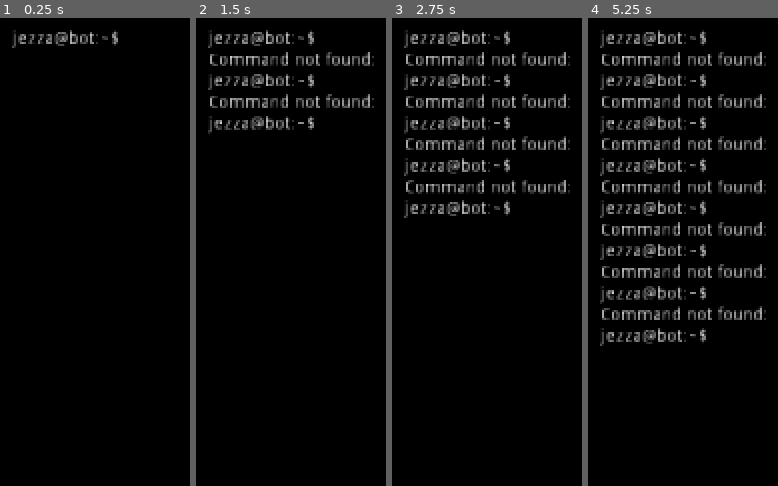
Above: before the commit, frames 1-4 (left to right).
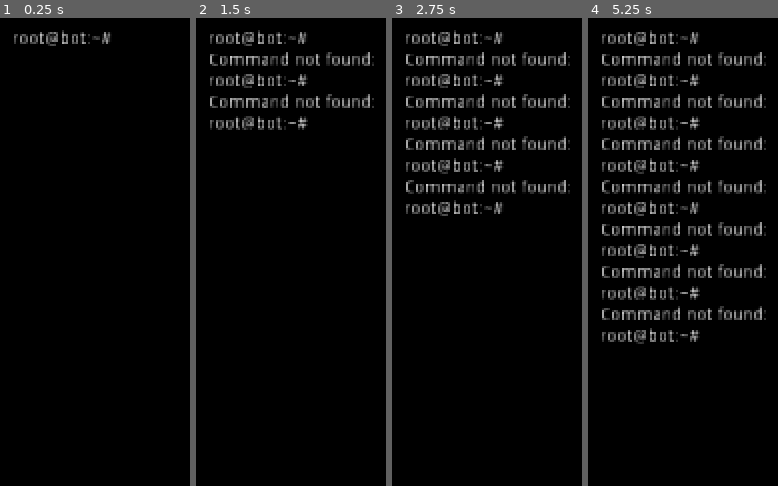
Above: after the commit, the same moments.

Repository: Jezza/ludum-dare-45
Game: Godot game, scene res://Terminal.tscn
Same seed, same stepped clock (60 frames per second), same inputs: the game is played once before the commit and once after it.
Inputs (mouse positions are in pixels of both pictures, inside the frame that each line leads up to):
- Up to frame 1 (0.25 s): no input
- Up to frame 2 (1.5 s): tap Enter at 0.5, 0.6 s; move the mouse to (outside the picture) at 0.52 s; hold Right (ui_right) 0.53-1.25 s; click (outside the picture) at 0.67 s; tap Up (ui_up) at 0.77 s; tap Space at 1.25 s; drag from (outside the picture) to (outside the picture) at 1.27 s
- Up to frame 3 (2.75 s): tap Enter at 2, 2.3 s; move the mouse to (outside the picture) at 2.02 s; hold Left (ui_left) from 2.03 s (still down); tap Backspace at 2.1 s
- Up to frame 4 (5.25 s): release Left (ui_left) at 2.75 s; tap Space at 2.75, 4.25 s; drag from (outside the picture) to (outside the picture) at 2.77 s; tap Enter at 3.5, 3.6, 5.1 s; move the mouse to (outside the picture) at 3.52 s; hold Right (ui_right) 3.53-4.25 s; tap Up (ui_up) at 3.77 s; drag from (outside the picture) to (outside the picture) at 4.27 s; move the mouse to (outside the picture) at 5.02 s; hold Right (ui_right) from 5.03 s (still down); click (outside the picture) at 5.17 s

The runs differ from the first frame. In frame 1, 0.9% of the frame differs, in the area x 6-63%, y 2-7%; in frame 2, 2.7%; in frame 3, 4.6%; in frame 4, 7.3%, in the area x 6-63%, y 2-71%.

Commit message:
Add a physics object. I have no idea what I want to do with this game...

Diff:
--- a/KinematicBody2D.gd
+++ b/KinematicBody2D.gd
@@ -30,4 +30,15 @@
 		if friction:
 			motion.x = lerp(motion.x, 0, DRAG)
 
-	motion = move_and_slide(motion, Vector2.UP)
+	motion = move_and_slide(motion, Vector2.UP, false, 4, 0.785398, false)
+	for i in get_slide_count():
+		var collision = get_slide_collision(i)
+		if collision.collider.name.find("Wall") == -1:
+
+			print("Collided with: ", collision.collider.name);
+
+
+
+func _on_PhysicsBall_body_entered(body):
+	print("Hello!")
+	pass
--- /dev/null
+++ b/PhysicsBall.gd
@@ -0,0 +1,5 @@
+extends RigidBody2D
+
+# Declare member variables here. Examples:
+# var a = 2
+# var b = "text"
--- a/Terminal.gd
+++ b/Terminal.gd
@@ -1,6 +1,6 @@
 extends Control
 
-const WORKING_DIR = "jezza@bot:~$ ";
+const PROMPT_STRING = "root@bot:~# ";
 
 # Gets called every 0.X seconds.
 var ticker = null;
@@ -33,7 +33,7 @@
 	label.max_lines_visible = max_lines;
 	skipped = -(max_lines - 1)
 
-	text = WORKING_DIR
+	text = PROMPT_STRING
 
 	ticker = Timer.new()
 	add_child(ticker)
@@ -60,7 +60,7 @@
 func _on_Label_gui_input(event):
 	if event is InputEventKey:
 		if event.pressed and event.scancode == KEY_ENTER:
-			history += WORKING_DIR + buffer + '\n'
+			history += PROMPT_STRING + buffer + '\n'
 			skipped += 1;
 			var output = on_command(buffer.split(" "));
 			skipped += count_chars(output, "\n");
@@ -71,13 +71,15 @@
 		else:
 			buffer += char(event.unicode);
 
-		text = history + WORKING_DIR + buffer;
+		text = history + PROMPT_STRING + buffer;
 
 func on_command(input):
 	var command = input[0];
 
 	if command == "help":
-		return "You're basically fucked...\n"
+		return "Well, I probably shouldn't help you but: `let there be light`\n"
+	elif command == "create" or command == "start" or command == "run" or command == "play":
+		return "Let there be... a camera...\n"
 	elif command == "a" or command == "attach":
 		get_tree().change_scene("World.tscn");
 		return "Installing...\nDone...\n"
--- a/World.tscn
+++ b/World.tscn
@@ -1,7 +1,14 @@
-[gd_scene load_steps=4 format=2]
+[gd_scene load_steps=8 format=2]
 
 [ext_resource path="res://Player.tscn" type="PackedScene" id=1]
-[ext_resource path="res://icon.png" type="Texture" id=2]
+[ext_resource path="res://PhysicsBall.gd" type="Script" id=2]
+[ext_resource path="res://ball.png" type="Texture" id=3]
+[ext_resource path="res://icon.png" type="Texture" id=4]
+
+[sub_resource type="PhysicsMaterial" id=3]
+
+[sub_resource type="CircleShape2D" id=2]
+radius = 32.0
 
 [sub_resource type="RectangleShape2D" id=1]
 extents = Vector2( 32, 32 )
@@ -9,130 +16,431 @@
 [node name="World" type="Node"]
 
 [node name="Player" parent="." instance=ExtResource( 1 )]
-position = Vector2( 96, 288 )
-
-[node name="Wall" type="StaticBody2D" parent="."]
-editor/display_folded = true
-modulate = Color( 0, 0, 0, 1 )
-position = Vector2( 32, 416 )
-__meta__ = {
-"_edit_group_": true
-}
-
-[node name="CollisionShape2D" type="CollisionShape2D" parent="Wall"]
-shape = SubResource( 1 )
-
-[node name="Sprite" type="Sprite" parent="Wall/CollisionShape2D"]
-texture = ExtResource( 2 )
-
-[node name="Wall6" type="StaticBody2D" parent="."]
-editor/display_folded = true
-modulate = Color( 0, 0, 0, 1 )
-position = Vector2( 224, 576 )
-__meta__ = {
-"_edit_group_": true
-}
-
-[node name="CollisionShape2D" type="CollisionShape2D" parent="Wall6"]
-shape = SubResource( 1 )
-
-[node name="Sprite" type="Sprite" parent="Wall6/CollisionShape2D"]
-texture = ExtResource( 2 )
-
-[node name="Wall8" type="StaticBody2D" parent="."]
-editor/display_folded = true
-modulate = Color( 0, 0, 0, 1 )
-position = Vector2( 416, 416 )
-__meta__ = {
-"_edit_group_": true
-}
-
-[node name="CollisionShape2D" type="CollisionShape2D" parent="Wall8"]
-shape = SubResource( 1 )
-
-[node name="Sprite" type="Sprite" parent="Wall8/CollisionShape2D"]
-texture = ExtResource( 2 )
-
-[node name="Wall2" type="StaticBody2D" parent="."]
-editor/display_folded = true
-modulate = Color( 0, 0, 0, 1 )
-position = Vector2( 160, 416 )
-__meta__ = {
-"_edit_group_": true
-}
-
-[node name="CollisionShape2D" type="CollisionShape2D" parent="Wall2"]
-shape = SubResource( 1 )
-
-[node name="Sprite" type="Sprite" parent="Wall2/CollisionShape2D"]
-texture = ExtResource( 2 )
-
-[node name="Wall4" type="StaticBody2D" parent="."]
-editor/display_folded = true
-modulate = Color( 0, 0, 0, 1 )
-position = Vector2( 352, 576 )
-__meta__ = {
-"_edit_group_": true
-}
-
-[node name="CollisionShape2D" type="CollisionShape2D" parent="Wall4"]
-shape = SubResource( 1 )
-
-[node name="Sprite" type="Sprite" parent="Wall4/CollisionShape2D"]
-texture = ExtResource( 2 )
-
-[node name="Wall7" type="StaticBody2D" parent="."]
-editor/display_folded = true
-modulate = Color( 0, 0, 0, 1 )
-position = Vector2( 544, 416 )
-__meta__ = {
-"_edit_group_": true
-}
-
-[node name="CollisionShape2D" type="CollisionShape2D" parent="Wall7"]
-shape = SubResource( 1 )
-
-[node name="Sprite" type="Sprite" parent="Wall7/CollisionShape2D"]
-texture = ExtResource( 2 )
-
-[node name="Wall3" type="StaticBody2D" parent="."]
-editor/display_folded = true
-modulate = Color( 0, 0, 0, 1 )
-position = Vector2( 96, 416 )
-__meta__ = {
-"_edit_group_": true
-}
-
-[node name="CollisionShape2D" type="CollisionShape2D" parent="Wall3"]
-shape = SubResource( 1 )
-
-[node name="Sprite" type="Sprite" parent="Wall3/CollisionShape2D"]
-texture = ExtResource( 2 )
-
-[node name="Wall5" type="StaticBody2D" parent="."]
-editor/display_folded = true
-modulate = Color( 0, 0, 0, 1 )
-position = Vector2( 288, 576 )
-__meta__ = {
-"_edit_group_": true
-}
-
-[node name="CollisionShape2D" type="CollisionShape2D" parent="Wall5"]
-shape = SubResource( 1 )
-
-[node name="Sprite" type="Sprite" parent="Wall5/CollisionShape2D"]
-texture = ExtResource( 2 )
-
-[node name="Wall9" type="StaticBody2D" parent="."]
-editor/display_folded = true
-modulate = Color( 0, 0, 0, 1 )
-position = Vector2( 480, 416 )
-__meta__ = {
-"_edit_group_": true
-}
-
-[node name="CollisionShape2D" type="CollisionShape2D" parent="Wall9"]
-shape = SubResource( 1 )
-
-[node name="Sprite" type="Sprite" parent="Wall9/CollisionShape2D"]
-texture = ExtResource( 2 )
+position = Vector2( 320, 480 )
+
+[node name="PhysicsBall" type="RigidBody2D" parent="."]
+editor/display_folded = true
+position = Vector2( 640, 256 )
+mass = 38.1429
+physics_material_override = SubResource( 3 )
+gravity_scale = 20.0
+script = ExtResource( 2 )
+__meta__ = {
+"_edit_group_": true
+}
+
+[node name="CollisionShape2D" type="CollisionShape2D" parent="PhysicsBall"]
+shape = SubResource( 2 )
+
+[node name="Sprite" type="Sprite" parent="PhysicsBall/CollisionShape2D"]
+texture = ExtResource( 3 )
+
+[node name="Walls" type="Node" parent="."]
+editor/display_folded = true
+
+[node name="Wall" type="StaticBody2D" parent="Walls"]
+editor/display_folded = true
+modulate = Color( 0, 0, 0, 1 )
+position = Vector2( 256, 544 )
+__meta__ = {
+"_edit_group_": true
+}
+
+[node name="CollisionShape2D" type="CollisionShape2D" parent="Walls/Wall"]
+shape = SubResource( 1 )
+
+[node name="Sprite" type="Sprite" parent="Walls/Wall/CollisionShape2D"]
+texture = ExtResource( 4 )
+
+[node name="Wall6" type="StaticBody2D" parent="Walls"]
+editor/display_folded = true
+modulate = Color( 0, 0, 0, 1 )
+position = Vector2( 512, 608 )
+__meta__ = {
+"_edit_group_": true
+}
+
+[node name="CollisionShape2D" type="CollisionShape2D" parent="Walls/Wall6"]
+shape = SubResource( 1 )
+
+[node name="Sprite" type="Sprite" parent="Walls/Wall6/CollisionShape2D"]
+texture = ExtResource( 4 )
+
+[node name="Wall8" type="StaticBody2D" parent="Walls"]
+editor/display_folded = true
+modulate = Color( 0, 0, 0, 1 )
+position = Vector2( 832, 640 )
+__meta__ = {
+"_edit_group_": true
+}
+
+[node name="CollisionShape2D" type="CollisionShape2D" parent="Walls/Wall8"]
+shape = SubResource( 1 )
+
+[node name="Sprite" type="Sprite" parent="Walls/Wall8/CollisionShape2D"]
+texture = ExtResource( 4 )
+
+[node name="Wall11" type="StaticBody2D" parent="Walls"]
+editor/display_folded = true
+modulate = Color( 0, 0, 0, 1 )
+position = Vector2( 448, 576 )
+__meta__ = {
+"_edit_group_": true
+}
+
+[node name="CollisionShape2D" type="CollisionShape2D" parent="Walls/Wall11"]
+shape = SubResource( 1 )
+
+[node name="Sprite" type="Sprite" parent="Walls/Wall11/CollisionShape2D"]
+texture = ExtResource( 4 )
+
+[node name="Wall2" type="StaticBody2D" parent="Walls"]
+editor/display_folded = true
+modulate = Color( 0, 0, 0, 1 )
+position = Vector2( 384, 576 )
+__meta__ = {
+"_edit_group_": true
+}
+
+[node name="CollisionShape2D" type="CollisionShape2D" parent="Walls/Wall2"]
+shape = SubResource( 1 )
+
+[node name="Sprite" type="Sprite" parent="Walls/Wall2/CollisionShape2D"]
+texture = ExtResource( 4 )
+
+[node name="Wall4" type="StaticBody2D" parent="Walls"]
+editor/display_folded = true
+modulate = Color( 0, 0, 0, 1 )
+position = Vector2( 640, 640 )
+__meta__ = {
+"_edit_group_": true
+}
+
+[node name="CollisionShape2D" type="CollisionShape2D" parent="Walls/Wall4"]
+shape = SubResource( 1 )
+
+[node name="Sprite" type="Sprite" parent="Walls/Wall4/CollisionShape2D"]
+texture = ExtResource( 4 )
+
+[node name="Wall7" type="StaticBody2D" parent="Walls"]
+editor/display_folded = true
+modulate = Color( 0, 0, 0, 1 )
+position = Vector2( 768, 640 )
+__meta__ = {
+"_edit_group_": true
+}
+
+[node name="CollisionShape2D" type="CollisionShape2D" parent="Walls/Wall7"]
+shape = SubResource( 1 )
+
+[node name="Sprite" type="Sprite" parent="Walls/Wall7/CollisionShape2D"]
+texture = ExtResource( 4 )
+
+[node name="Wall12" type="StaticBody2D" parent="Walls"]
+editor/display_folded = true
+modulate = Color( 0, 0, 0, 1 )
+position = Vector2( 896, 608 )
+__meta__ = {
+"_edit_group_": true
+}
+
+[node name="CollisionShape2D" type="CollisionShape2D" parent="Walls/Wall12"]
+shape = SubResource( 1 )
+
+[node name="Sprite" type="Sprite" parent="Walls/Wall12/CollisionShape2D"]
+texture = ExtResource( 4 )
+
+[node name="Wall3" type="StaticBody2D" parent="Walls"]
+editor/display_folded = true
+modulate = Color( 0, 0, 0, 1 )
+position = Vector2( 320, 544 )
+__meta__ = {
+"_edit_group_": true
+}
+
+[node name="CollisionShape2D" type="CollisionShape2D" parent="Walls/Wall3"]
+shape = SubResource( 1 )
+
+[node name="Sprite" type="Sprite" parent="Walls/Wall3/CollisionShape2D"]
+texture = ExtResource( 4 )
+
+[node name="Wall5" type="StaticBody2D" parent="Walls"]
+editor/display_folded = true
+modulate = Color( 0, 0, 0, 1 )
+position = Vector2( 576, 608 )
+__meta__ = {
+"_edit_group_": true
+}
+
+[node name="CollisionShape2D" type="CollisionShape2D" parent="Walls/Wall5"]
+shape = SubResource( 1 )
+
+[node name="Sprite" type="Sprite" parent="Walls/Wall5/CollisionShape2D"]
+texture = ExtResource( 4 )
+
+[node name="Wall9" type="StaticBody2D" parent="Walls"]
+editor/display_folded = true
+modulate = Color( 0, 0, 0, 1 )
+position = Vector2( 960, 608 )
+__meta__ = {
+"_edit_group_": true
+}
+
+[node name="CollisionShape2D" type="CollisionShape2D" parent="Walls/Wall9"]
+shape = SubResource( 1 )
+
+[node name="Sprite" type="Sprite" parent="Walls/Wall9/CollisionShape2D"]
+texture = ExtResource( 4 )
+
+[node name="Wall13" type="StaticBody2D" parent="Walls"]
+editor/display_folded = true
+modulate = Color( 0, 0, 0, 1 )
+position = Vector2( 992, 544 )
+__meta__ = {
+"_edit_group_": true
+}
+
+[node name="CollisionShape2D" type="CollisionShape2D" parent="Walls/Wall13"]
+shape = SubResource( 1 )
+
+[node name="Sprite" type="Sprite" parent="Walls/Wall13/CollisionShape2D"]
+texture = ExtResource( 4 )
+
+[node name="Wall14" type="StaticBody2D" parent="Walls"]
+editor/display_folded = true
+modulate = Color( 0, 0, 0, 1 )
+position = Vector2( 992, 480 )
+__meta__ = {
+"_edit_group_": true
+}
+
+[node name="CollisionShape2D" type="CollisionShape2D" parent="Walls/Wall14"]
+shape = SubResource( 1 )
+
+[node name="Sprite" type="Sprite" parent="Walls/Wall14/CollisionShape2D"]
+texture = ExtResource( 4 )
+
+[node name="Wall15" type="StaticBody2D" parent="Walls"]
+editor/display_folded = true
+modulate = Color( 0, 0, 0, 1 )
+position = Vector2( 992, 416 )
+__meta__ = {
+"_edit_group_": true
+}
+
+[node name="CollisionShape2D" type="CollisionShape2D" parent="Walls/Wall15"]
+shape = SubResource( 1 )
+
+[node name="Sprite" type="Sprite" parent="Walls/Wall15/CollisionShape2D"]
+texture = ExtResource( 4 )
+
+[node name="Wall16" type="StaticBody2D" parent="Walls"]
+editor/display_folded = true
+modulate = Color( 0, 0, 0, 1 )
+position = Vector2( 992, 352 )
+__meta__ = {
+"_edit_group_": true
+}
+
+[node name="CollisionShape2D" type="CollisionShape2D" parent="Walls/Wall16"]
+shape = SubResource( 1 )
+
+[node name="Sprite" type="Sprite" parent="Walls/Wall16/CollisionShape2D"]
+texture = ExtResource( 4 )
+
+[node name="Wall17" type="StaticBody2D" parent="Walls"]
+editor/display_folded = true
+modulate = Color( 0, 0, 0, 1 )
+position = Vector2( 992, 288 )
+__meta__ = {
+"_edit_group_": true
+}
+
+[node name="CollisionShape2D" type="CollisionShape2D" parent="Walls/Wall17"]
+shape = SubResource( 1 )
+
+[node name="Sprite" type="Sprite" parent="Walls/Wall17/CollisionShape2D"]
+texture = ExtResource( 4 )
+
+[node name="Wall18" type="StaticBody2D" parent="Walls"]
+editor/display_folded = true
+modulate = Color( 0, 0, 0, 1 )
+position = Vector2( 992, 224 )
+__meta__ = {
+"_edit_group_": true
+}
+
+[node name="CollisionShape2D" type="CollisionShape2D" parent="Walls/Wall18"]
+shape = SubResource( 1 )
+
+[node name="Sprite" type="Sprite" parent="Walls/Wall18/CollisionShape2D"]
+texture = ExtResource( 4 )
+
+[node name="Wall19" type="StaticBody2D" parent="Walls"]
+editor/display_folded = true
+modulate = Color( 0, 0, 0, 1 )
+position = Vector2( 960, 160 )
+__meta__ = {
+"_edit_group_": true
+}
+
+[node name="CollisionShape2D" type="CollisionShape2D" parent="Walls/Wall19"]
+shape = SubResource( 1 )
+
+[node name="Sprite" type="Sprite" parent="Walls/Wall19/CollisionShape2D"]
+texture = ExtResource( 4 )
+
+[node name="Wall24" type="StaticBody2D" parent="Walls"]
+editor/display_folded = true
+modulate = Color( 0, 0, 0, 1 )
+position = Vector2( 384, 96 )
+__meta__ = {
+"_edit_group_": true
+}
+
+[node name="CollisionShape2D" type="CollisionShape2D" parent="Walls/Wall24"]
+shape = SubResource( 1 )
+
+[node name="Sprite" type="Sprite" parent="Walls/Wall24/CollisionShape2D"]
+texture = ExtResource( 4 )
+
+[node name="Wall25" type="StaticBody2D" parent="Walls"]
+editor/display_folded = true
+modulate = Color( 0, 0, 0, 1 )
+position = Vector2( 480, 96 )
+__meta__ = {
+"_edit_group_": true
+}
+
+[node name="CollisionShape2D" type="CollisionShape2D" parent="Walls/Wall25"]
+shape = SubResource( 1 )
+
+[node name="Sprite" type="Sprite" parent="Walls/Wall25/CollisionShape2D"]
+texture = ExtResource( 4 )
+
+[node name="Wall26" type="StaticBody2D" parent="Walls"]
+editor/display_folded = true
+modulate = Color( 0, 0, 0, 1 )
+position = Vector2( 576, 96 )
+__meta__ = {
+"_edit_group_": true
+}
+
+[node name="CollisionShape2D" type="CollisionShape2D" parent="Walls/Wall26"]
+shape = SubResource( 1 )
+
+[node name="Sprite" type="Sprite" parent="Walls/Wall26/CollisionShape2D"]
+texture = ExtResource( 4 )
+
+[node name="Wall27" type="StaticBody2D" parent="Walls"]
+editor/display_folded = true
+modulate = Color( 0, 0, 0, 1 )
+position = Vector2( 672, 96 )
+__meta__ = {
+"_edit_group_": true
+}
+
+[node name="CollisionShape2D" type="CollisionShape2D" parent="Walls/Wall27"]
+shape = SubResource( 1 )
+
+[node name="Sprite" type="Sprite" parent="Walls/Wall27/CollisionShape2D"]
+texture = ExtResource( 4 )
+
+[node name="Wall28" type="StaticBody2D" parent="Walls"]
+editor/display_folded = true
+modulate = Color( 0, 0, 0, 1 )
+position = Vector2( 768, 96 )
+__meta__ = {
+"_edit_group_": true
+}
+
+[node name="CollisionShape2D" type="CollisionShape2D" parent="Walls/Wall28"]
+shape = SubResource( 1 )
+
+[node name="Sprite" type="Sprite" parent="Walls/Wall28/CollisionShape2D"]
+texture = ExtResource( 4 )
+
+[node name="Wall29" type="StaticBody2D" parent="Walls"]
+editor/display_folded = true
+modulate = Color( 0, 0, 0, 1 )
+position = Vector2( 864, 96 )
+__meta__ = {
+"_edit_group_": true
+}
+
+[node name="CollisionShape2D" type="CollisionShape2D" parent="Walls/Wall29"]
+shape = SubResource( 1 )
+
+[node name="Sprite" type="Sprite" parent="Walls/Wall29/CollisionShape2D"]
+texture = ExtResource( 4 )
+
+[node name="Wall20" type="StaticBody2D" parent="Walls"]
+editor/display_folded = true
+modulate = Color( 0, 0, 0, 1 )
+position = Vector2( 288, 160 )
+__meta__ = {
+"_edit_group_": true
+}
+
+[node name="CollisionShape2D" type="CollisionShape2D" parent="Walls/Wall20"]
+shape = SubResource( 1 )
+
+[node name="Sprite" type="Sprite" parent="Walls/Wall20/CollisionShape2D"]
+texture = ExtResource( 4 )
+
+[node name="Wall21" type="StaticBody2D" parent="Walls"]
+editor/display_folded = true
+modulate = Color( 0, 0, 0, 1 )
+position = Vector2( 288, 256 )
+__meta__ = {
+"_edit_group_": true
+}
+
+[node name="CollisionShape2D" type="CollisionShape2D" parent="Walls/Wall21"]
+shape = SubResource( 1 )
+
+[node name="Sprite" type="Sprite" parent="Walls/Wall21/CollisionShape2D"]
+texture = ExtResource( 4 )
+
+[node name="Wall22" type="StaticBody2D" parent="Walls"]
+editor/display_folded = true
+modulate = Color( 0, 0, 0, 1 )
+position = Vector2( 256, 352 )
+__meta__ = {
+"_edit_group_": true
+}
+
+[node name="CollisionShape2D" type="CollisionShape2D" parent="Walls/Wall22"]
+shape = SubResource( 1 )
+
+[node name="Sprite" type="Sprite" parent="Walls/Wall22/CollisionShape2D"]
+texture = ExtResource( 4 )
+
+[node name="Wall23" type="StaticBody2D" parent="Walls"]
+editor/display_folded = true
+modulate = Color( 0, 0, 0, 1 )
+position = Vector2( 256, 448 )
+__meta__ = {
+"_edit_group_": true
+}
+
+[node name="CollisionShape2D" type="CollisionShape2D" parent="Walls/Wall23"]
+shape = SubResource( 1 )
+
+[node name="Sprite" type="Sprite" parent="Walls/Wall23/CollisionShape2D"]
+texture = ExtResource( 4 )
+
+[node name="Wall10" type="StaticBody2D" parent="Walls"]
+editor/display_folded = true
+modulate = Color( 0, 0, 0, 1 )
+position = Vector2( 704, 640 )
+__meta__ = {
+"_edit_group_": true
+}
+
+[node name="CollisionShape2D" type="CollisionShape2D" parent="Walls/Wall10"]
+shape = SubResource( 1 )
+
+[node name="Sprite" type="Sprite" parent="Walls/Wall10/CollisionShape2D"]
+texture = ExtResource( 4 )
+[connection signal="body_entered" from="PhysicsBall" to="Player" method="_on_PhysicsBall_body_entered"]
